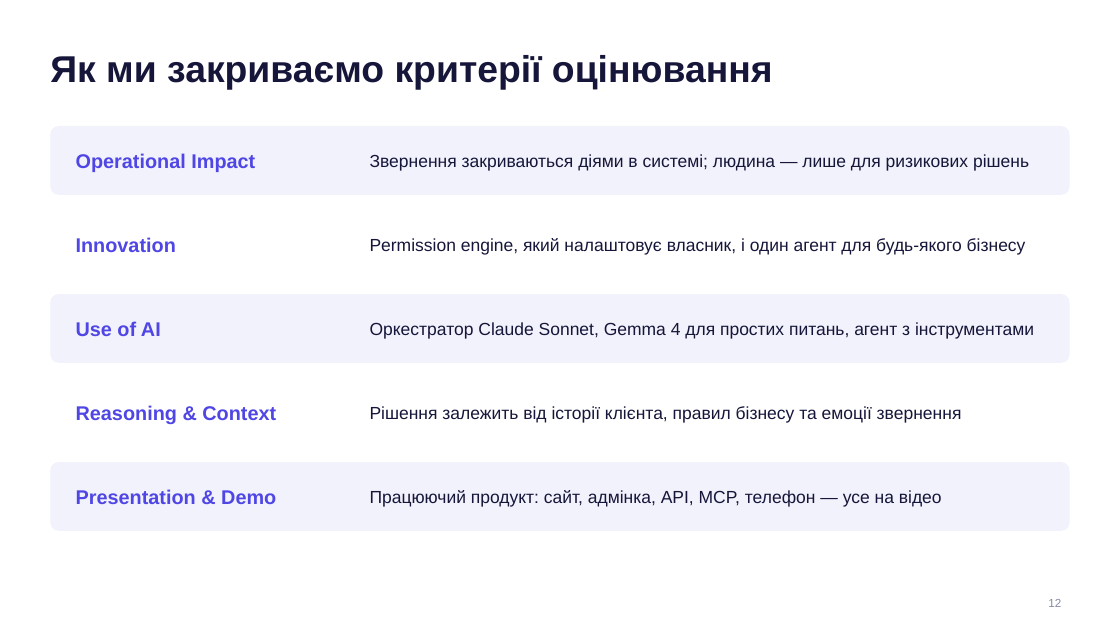
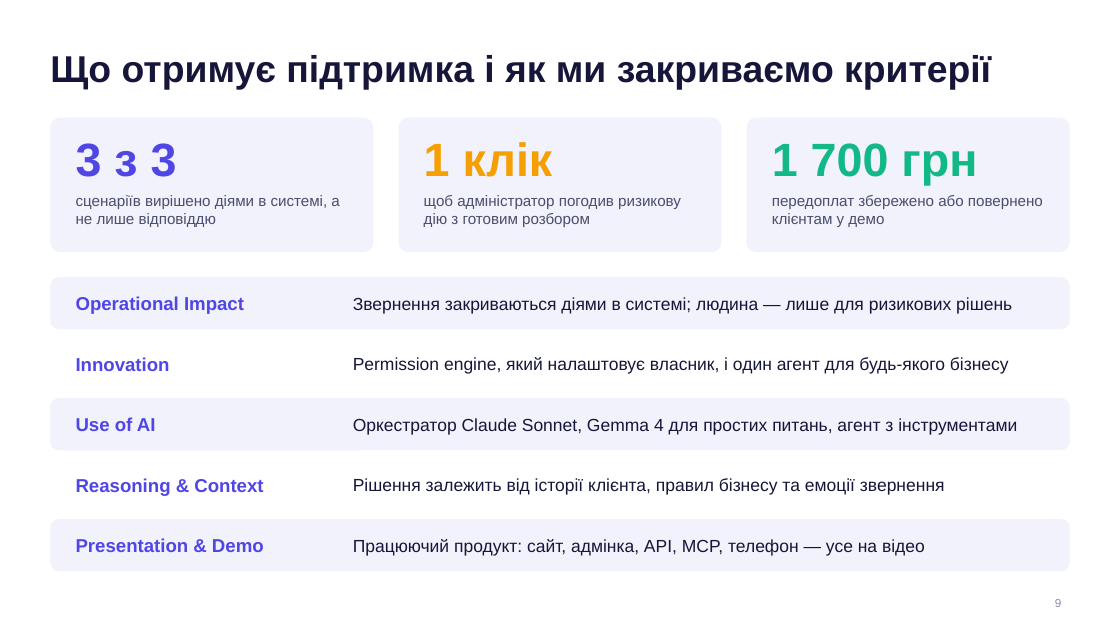
Before and after one commit to redrembo24680/polytech_hack, a slide deck: slide 9 of presentation/Bookly-pitch.pptx (slide 12 before the commit). Drawn at 1120x630 pixels with LibreOffice and Linux fonts; fonts in the diff are those of the drawing. Boxes give left, top, right and bottom in pixels: in the first picture for what was removed or moved away, otherwise in the second. Text is boxed around its words. In the diff, an @@ line names an element or a change of style, - is before the commit and + after.

```diff
--- a/presentation/Bookly-pitch.pptx
+++ b/presentation/Bookly-pitch.pptx
@@ title at (x1=50, y1=55, x2=991, y2=89): text changed @@
-Як ми закриваємо критерії оцінювання
+Що отримує підтримка і як ми закриваємо критерії
@@ rounded rectangle added at (x1=50, y1=118, x2=373, y2=252), fill #F1F2FB @@
@@ rounded rectangle resized from (x1=50, y1=126, x2=1070, y2=195) to (x1=398, y1=118, x2=721, y2=252) @@
@@ rounded rectangle added at (x1=747, y1=118, x2=1070, y2=252), fill #F1F2FB @@
@@ text added at (x1=76, y1=143, x2=177, y2=177), 40 pt, text #4F46E5, bold @@
+3 з 3
@@ text added at (x1=424, y1=142, x2=553, y2=177), 40 pt, text #F59F00, bold @@
+1 клік
@@ text added at (x1=772, y1=143, x2=977, y2=185), 40 pt, text #12B886, bold @@
+1 700 грн
@@ text added at (x1=76, y1=195, x2=339, y2=227), 13 pt, text #4B4E6D @@
+сценаріїв вирішено діями в системі, а не лише відповіддю
@@ text added at (x1=424, y1=195, x2=681, y2=227), 13 pt, text #4B4E6D @@
+щоб адміністратор погодив ризикову дію з готовим розбором
@@ text added at (x1=772, y1=195, x2=1043, y2=227), 13 pt, text #4B4E6D @@
+передоплат збережено або повернено клієнтам у демо
@@ rounded rectangle resized from (x1=50, y1=294, x2=1070, y2=363) to (x1=50, y1=277, x2=1070, y2=329) @@
@@ size 17 to 16 pt in 5 elements at (x1=76, y1=538, x2=264, y2=552), (x1=76, y1=478, x2=263, y2=496), (x1=76, y1=417, x2=156, y2=431), (x1=76, y1=357, x2=170, y2=371), (x1=76, y1=296, x2=244, y2=314) @@
@@ text "Operational Impact" moved from (x1=76, y1=153, x2=255, y2=172) to (x1=76, y1=296, x2=244, y2=314) @@
@@ text "Звернення закриваються діями в системі; ..." moved from (x1=370, y1=154, x2=1029, y2=171) to (x1=353, y1=297, x2=1012, y2=314) @@
@@ rounded rectangle resized from (x1=50, y1=378, x2=1070, y2=447) to (x1=50, y1=338, x2=1070, y2=390) @@
@@ text "Innovation" moved from (x1=76, y1=237, x2=176, y2=252) to (x1=76, y1=357, x2=170, y2=371) @@
@@ text "Permission engine, який налаштовує власник, ..." moved from (x1=370, y1=238, x2=1026, y2=255) to (x1=353, y1=357, x2=1009, y2=374) @@
@@ rounded rectangle added at (x1=50, y1=398, x2=1070, y2=450), fill #F1F2FB @@
@@ text "Use of AI" moved from (x1=76, y1=321, x2=161, y2=336) to (x1=76, y1=417, x2=156, y2=431) @@
@@ text "Оркестратор Claude Sonnet, Gemma 4 ..." moved from (x1=370, y1=322, x2=1034, y2=339) to (x1=353, y1=418, x2=1017, y2=435) @@
@@ proportions changed in 5 elements at (x1=50, y1=277, x2=1070, y2=329), (x1=50, y1=519, x2=1070, y2=571), (x1=50, y1=338, x2=1070, y2=390), (x1=398, y1=118, x2=721, y2=252), (x1=50, y1=459, x2=1070, y2=511) @@
@@ rounded rectangle resized from (x1=50, y1=210, x2=1070, y2=279) to (x1=50, y1=459, x2=1070, y2=511) @@
@@ text "Reasoning & Context" moved from (x1=76, y1=405, x2=276, y2=424) to (x1=76, y1=478, x2=263, y2=496) @@
@@ text "Рішення залежить від історії клієнта, ..." moved from (x1=370, y1=406, x2=962, y2=423) to (x1=353, y1=478, x2=945, y2=495) @@
@@ rounded rectangle resized from (x1=50, y1=462, x2=1070, y2=531) to (x1=50, y1=519, x2=1070, y2=571) @@
@@ text "Presentation & Demo" moved from (x1=76, y1=489, x2=276, y2=504) to (x1=76, y1=538, x2=264, y2=552) @@
@@ text "Працюючий продукт: сайт, адмінка, API, ..." moved from (x1=370, y1=490, x2=942, y2=507) to (x1=353, y1=539, x2=925, y2=556) @@
@@ page number at (x1=1055, y1=599, x2=1061, y2=607): text changed @@
-12
+9
```
Also in this commit, not shown: 3 other slides changed, 1 slide added, 4 slides removed, 2 other files.
